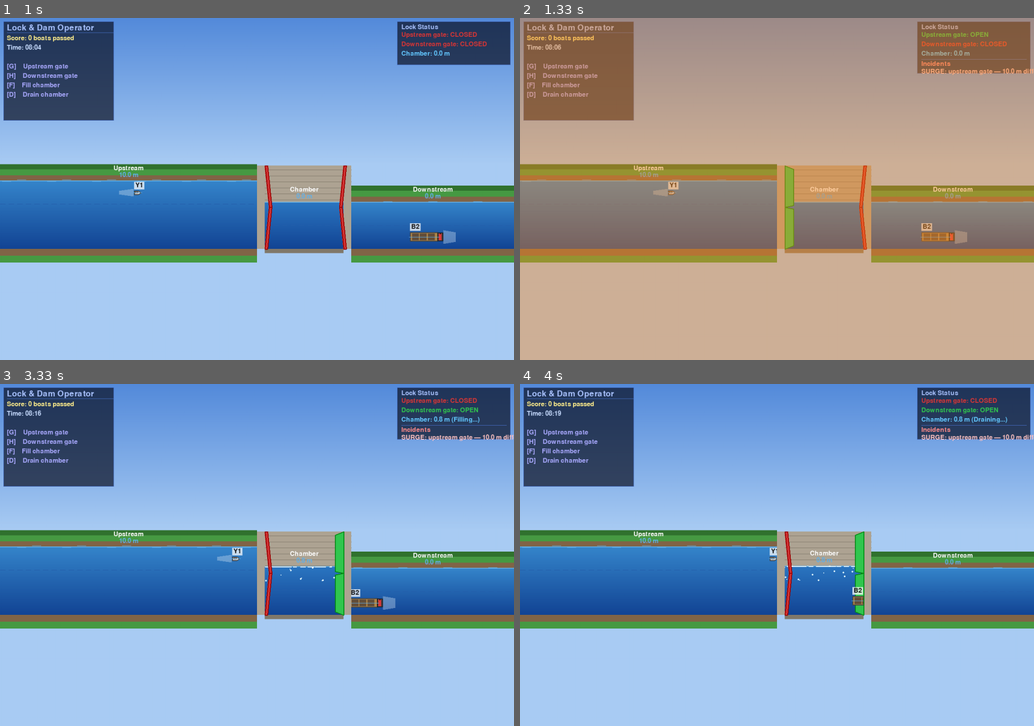
Above: before the commit, frames 1-4 (two rows, left to right).
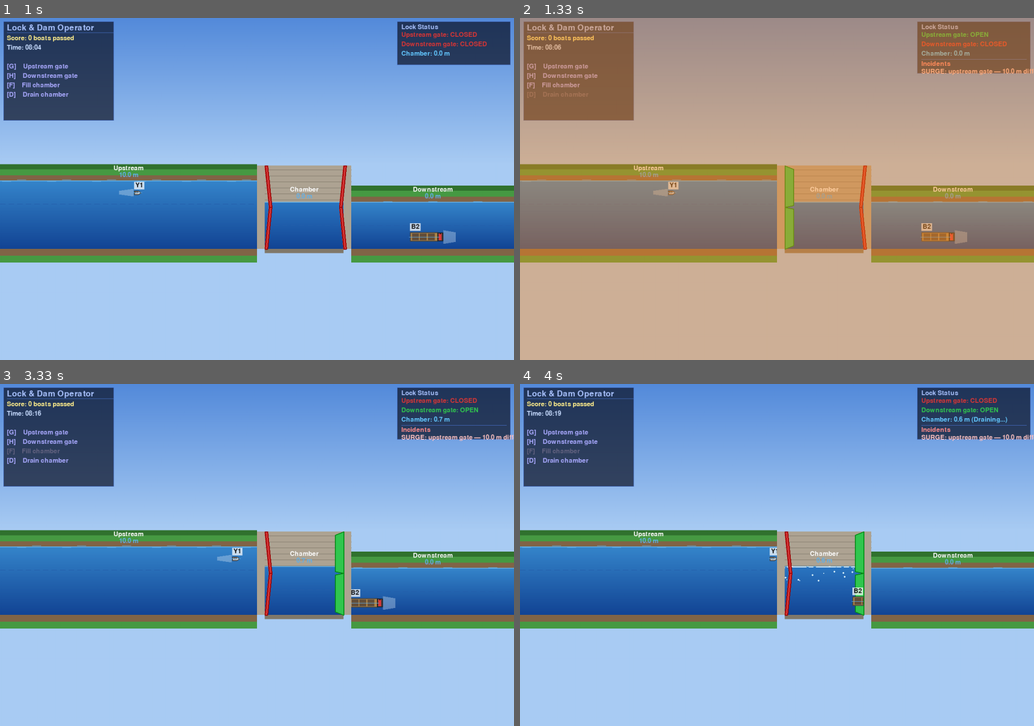
Above: after the commit, the same moments.

Repository: roadwarrior99/lock-simulator
Game: pygame game, started from game.py
The game is run twice, just before and just after one commit, with the same random seed, the same clock (stepped at 60 frames per second) and the same inputs.
Inputs:
- Up to frame 1 (1 s): tap F at 0.33 s; tap D at 0.67 s
- Up to frame 2 (1.33 s): tap G at 1 s
- Up to frame 3 (3.33 s): tap F at 1.4, 1.7, 1.9, 2.23, 2.53 s; tap G at 1.98 s; tap H at 3.23 s
- Up to frame 4 (4 s): tap F at 3.63 s; tap D at 3.72 s

Frame 1 is identical in both runs. In frame 2, less than 0.1% of the frame differs, in the area x 1-14%, y 21-24%; in frame 3, 0.2%; in frame 4, 0.3%, in the area x 1-87%, y 9-65%.

Commit message:
added lock tests, made it so you couldn't drain when upstream gate was open

Diff:
--- a/game.py
+++ b/game.py
@@ -725,14 +725,17 @@
 
         pygame.draw.line(self.screen, (70, 110, 195), (16, 34), (pw + 6, 34), 1)
 
+        fill_col  = (170, 170, 255) if not self.lock_dam.downstream_gates_open else (100, 100, 130)
+        drain_col = (170, 170, 255) if not self.lock_dam.upstream_gates_open else (100, 100, 130)
+
         rows = [
             (f"Score: {self.score} boats passed",      (255, 238, 140)),
             (time_str,                                  time_col),
             ("",                                        None),
             ("[G]    Upstream gate",                    (170, 170, 255)),
             ("[H]    Downstream gate",                  (170, 170, 255)),
-            ("[F]    Fill chamber",                     (170, 170, 255)),
-            ("[D]    Drain chamber",                    (170, 170, 255)),
+            ("[F]    Fill chamber",                     fill_col),
+            ("[D]    Drain chamber",                    drain_col),
         ]
         for j, (txt, col) in enumerate(rows):
             if txt:
--- a/lock_and_dam.py
+++ b/lock_and_dam.py
@@ -12,18 +12,22 @@
 
     def fill_chamber(self):
         """Start filling lock chamber to upstream level"""
-        self.is_filling = True
-        self.is_draining = False
+        if not self.downstream_gates_open:
+            self.is_filling = True
+            self.is_draining = False
 
     def drain_chamber(self):
         """Start draining lock chamber to downstream level"""
-        self.is_draining = True
-        self.is_filling = False
+        if not self.upstream_gates_open:
+            self.is_draining = True
+            self.is_filling = False
 
     def update(self, dt):
         """Gradually change water level if filling or draining."""
         if self.is_filling:
-            if self.lock_chamber_level < self.upstream_level:
+            if self.downstream_gates_open:
+                self.is_filling = False
+            elif self.lock_chamber_level < self.upstream_level:
                 self.lock_chamber_level += self.fill_rate * dt
                 if self.lock_chamber_level >= self.upstream_level:
                     self.lock_chamber_level = self.upstream_level
@@ -32,31 +36,15 @@
                 self.is_filling = False
 
         if self.is_draining:
-            if self.lock_chamber_level > self.downstream_level:
+            if self.upstream_gates_open:
+                self.is_draining = False
+            elif self.lock_chamber_level > self.downstream_level:
                 self.lock_chamber_level -= self.fill_rate * dt
                 if self.lock_chamber_level <= self.downstream_level:
                     self.lock_chamber_level = self.downstream_level
                     self.is_draining = False
             else:
                 self.is_draining = False
-
-    def open_upstream_gates(self):
-        """Open upstream gates"""
-        if not (self.is_filling or self.is_draining):
-            self.upstream_gates_open = True
-
-    def close_upstream_gates(self):
-        """Close upstream gates"""
-        self.upstream_gates_open = False
-
-    def open_downstream_gates(self):
-        """Open downstream gates"""
-        if not (self.is_filling or self.is_draining):
-            self.downstream_gates_open = True
-
-    def close_downstream_gates(self):
-        """Close downstream gates"""
-        self.downstream_gates_open = False
 
     def get_status(self):
         """Return current lock status"""
--- /dev/null
+++ b/tests/test_lock_logic.py
@@ -0,0 +1,46 @@
+import sys
+import os
+sys.path.append(os.path.dirname(os.path.dirname(os.path.abspath(__file__))))
+
+from lock_and_dam import LockAndDam
+
+def test_lock_safety():
+    # Setup
+    lock = LockAndDam("Test", 10, 0)
+    lock.lock_chamber_level = 10
+
+    # 1. Try to drain when upstream is open
+    lock.upstream_gates_open = True
+    lock.drain_chamber()
+    assert not lock.is_draining, "Should NOT start draining when upstream gate is open"
+
+    # 2. Try to drain when upstream is closed
+    lock.upstream_gates_open = False
+    lock.drain_chamber()
+    assert lock.is_draining, "Should start draining when upstream gate is closed"
+
+    # 3. Open upstream gate while draining
+    lock.upstream_gates_open = True
+    lock.update(1.0)
+    assert not lock.is_draining, "Should STOP draining if upstream gate is opened"
+
+    # 4. Try to fill when downstream is open
+    lock.lock_chamber_level = 0
+    lock.downstream_gates_open = True
+    lock.fill_chamber()
+    assert not lock.is_filling, "Should NOT start filling when downstream gate is open"
+
+    # 5. Try to fill when downstream is closed
+    lock.downstream_gates_open = False
+    lock.fill_chamber()
+    assert lock.is_filling, "Should start filling when downstream gate is closed"
+
+    # 6. Open downstream gate while filling
+    lock.downstream_gates_open = True
+    lock.update(1.0)
+    assert not lock.is_filling, "Should STOP filling if downstream gate is opened"
+
+    print("All safety checks passed!")
+
+if __name__ == "__main__":
+    test_lock_safety()
